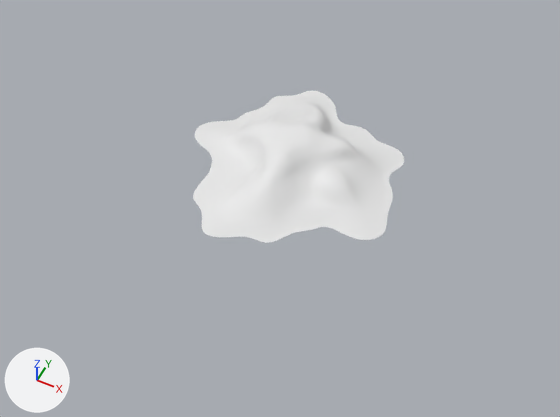
Before and after pictures for a commit that changed the Blender file BlendModel/Slime2.blend.
Rendered twice from a 50 mm camera at (2.07, -4.51, 4.99) aimed at (0.01, -0.39, -0.16). The lights are fixed; the arrows at lower left show +X, +Y and +Z.

In view in the first picture: 'SlimeBaked'.
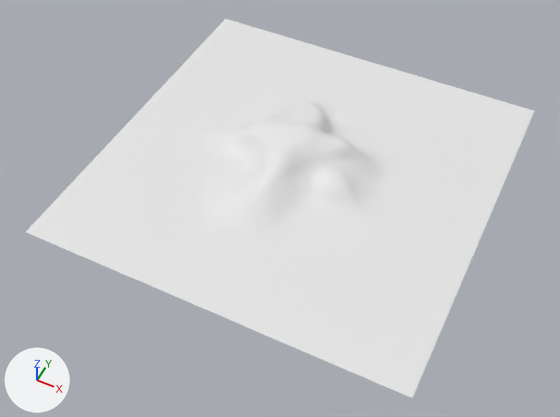
Scene script edits in JSON lines:
```json
{"op": "remove", "block": "ob_plane_002", "code": "ob_plane_002.hide_set(True)"}
```

Pixel boxes (x1, y1, x2, y2) of what changed, in the pictures (560 x 417 px):
```json
{"object": "Plane.002", "change": "shown", "after": [26, 19, 534, 398]}
```
